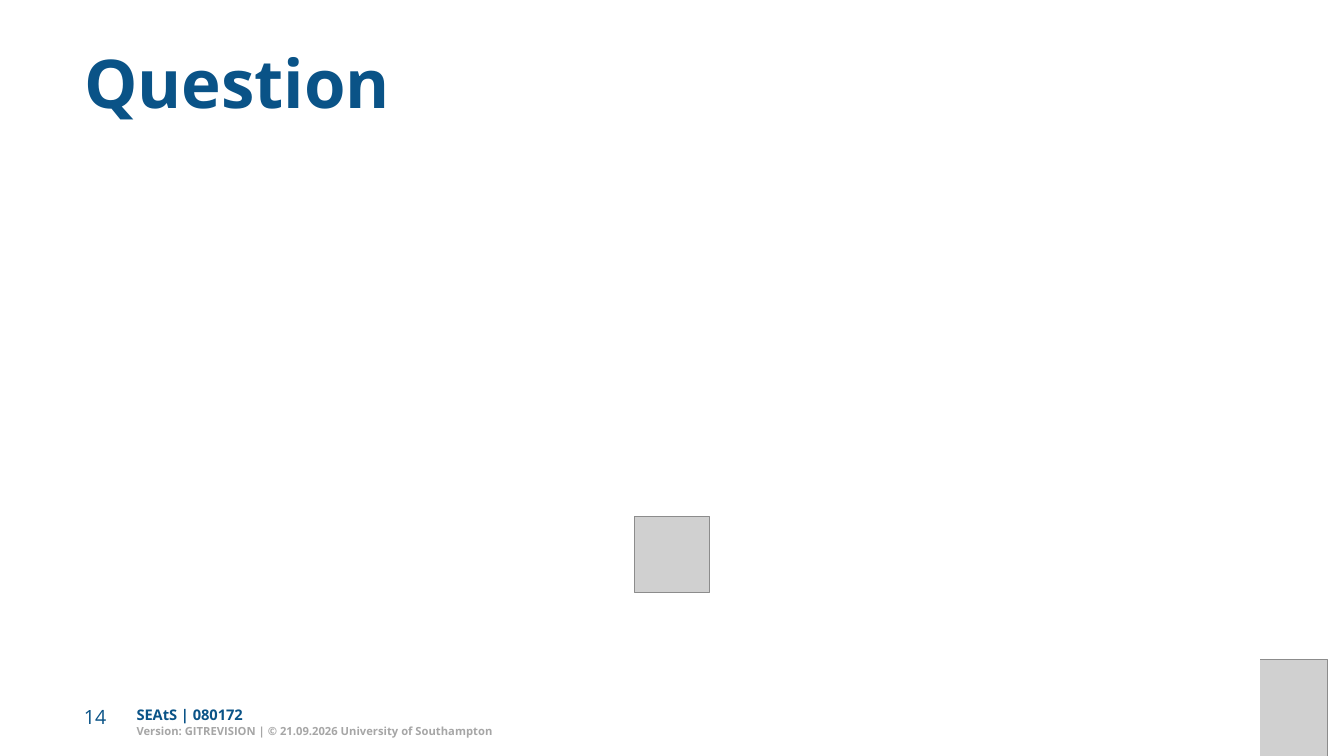
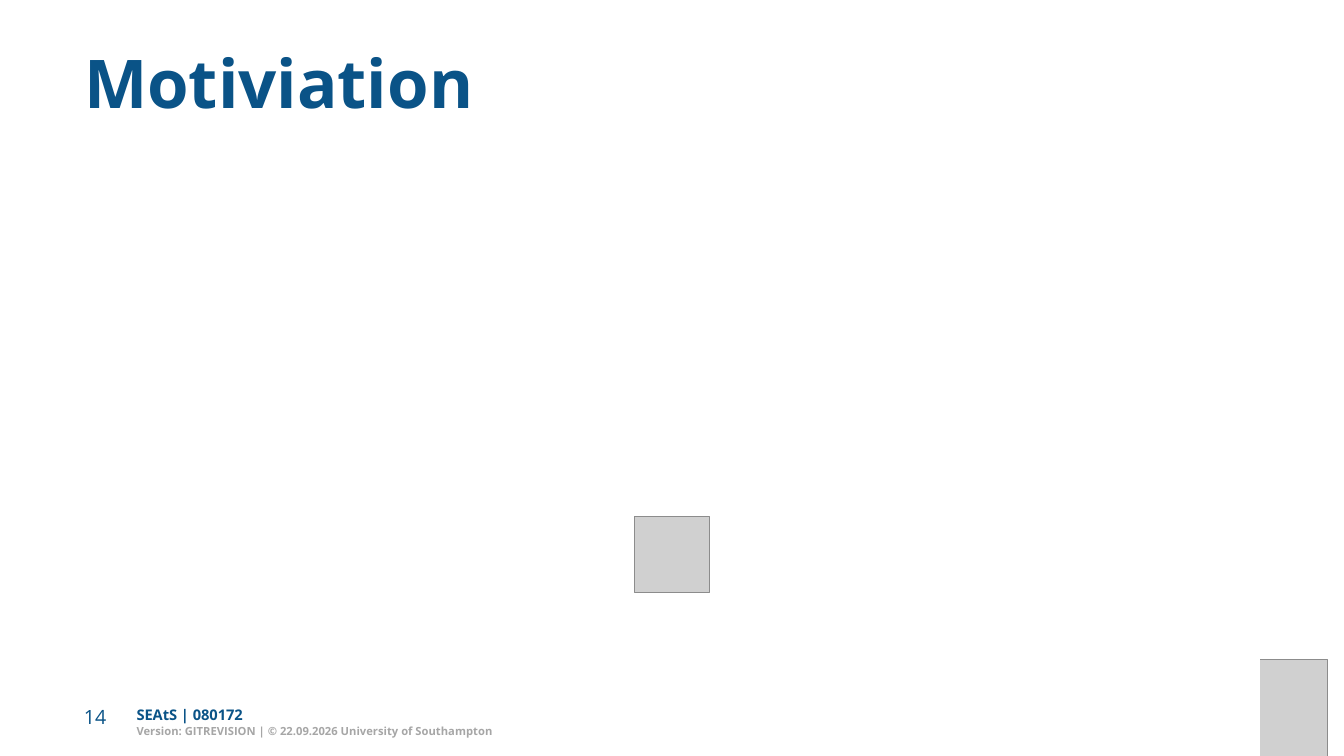
Before and after one commit to Dr-AlHashimy/Module_AICE2005_2627, a slide deck: slide 14 of html/COMP-_L1.2_Lecture.pptx. Drawn at 1344x756 pixels with LibreOffice and Linux fonts; fonts in the diff are those of the drawing; grey boxes stand for pictures. Boxes give left, top, right and bottom in pixels: in the first picture for what was removed or moved away, otherwise in the second. Text is boxed around its words. In the diff, an @@ line names an element or a change of style, - is before the commit and + after.

```diff
--- a/html/COMP-_L1.2_Lecture.pptx
+++ b/html/COMP-_L1.2_Lecture.pptx
@@ text removed at (84,57,390,120) @@
-Question
@@ text added at (84,57,473,109), 48 pt, text #0A5387, bold @@
+Motiviation
```
Also in this commit, not shown: 2 other slides changed, 14 slides added, 20 slides removed, 5 other files.
